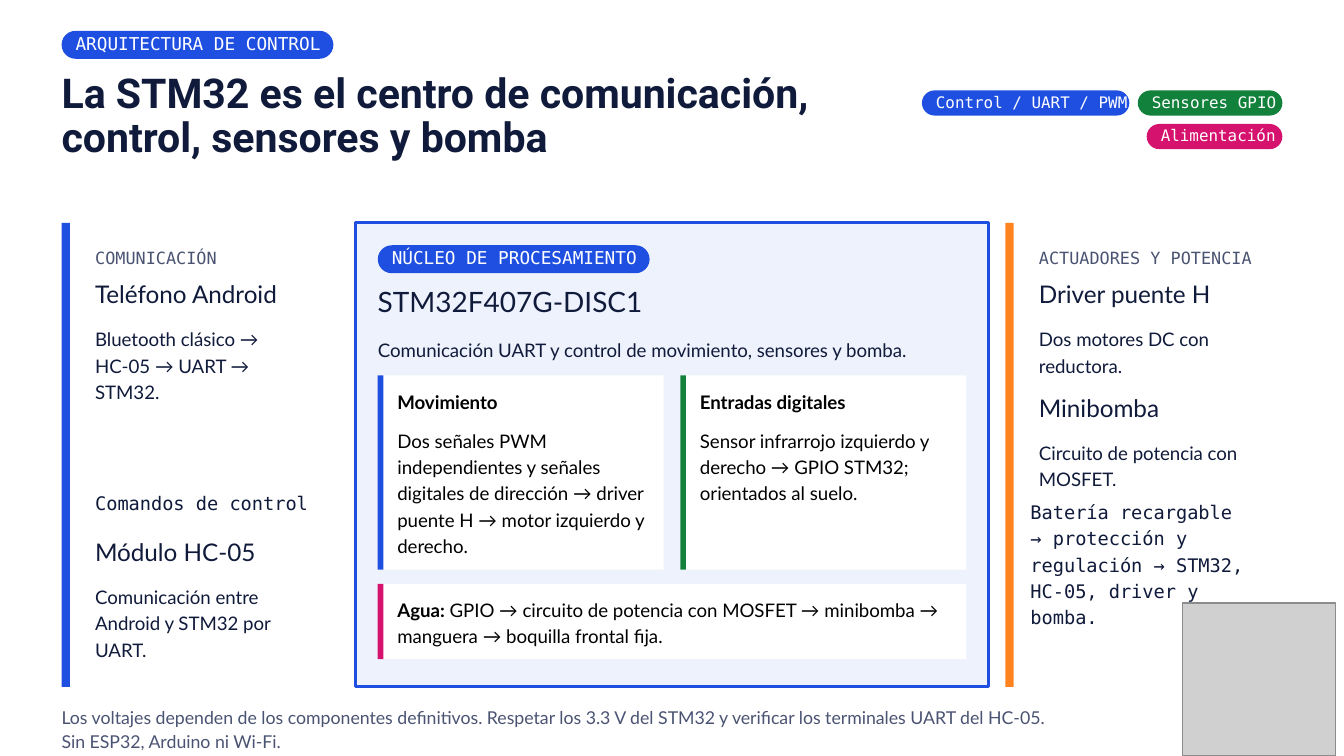
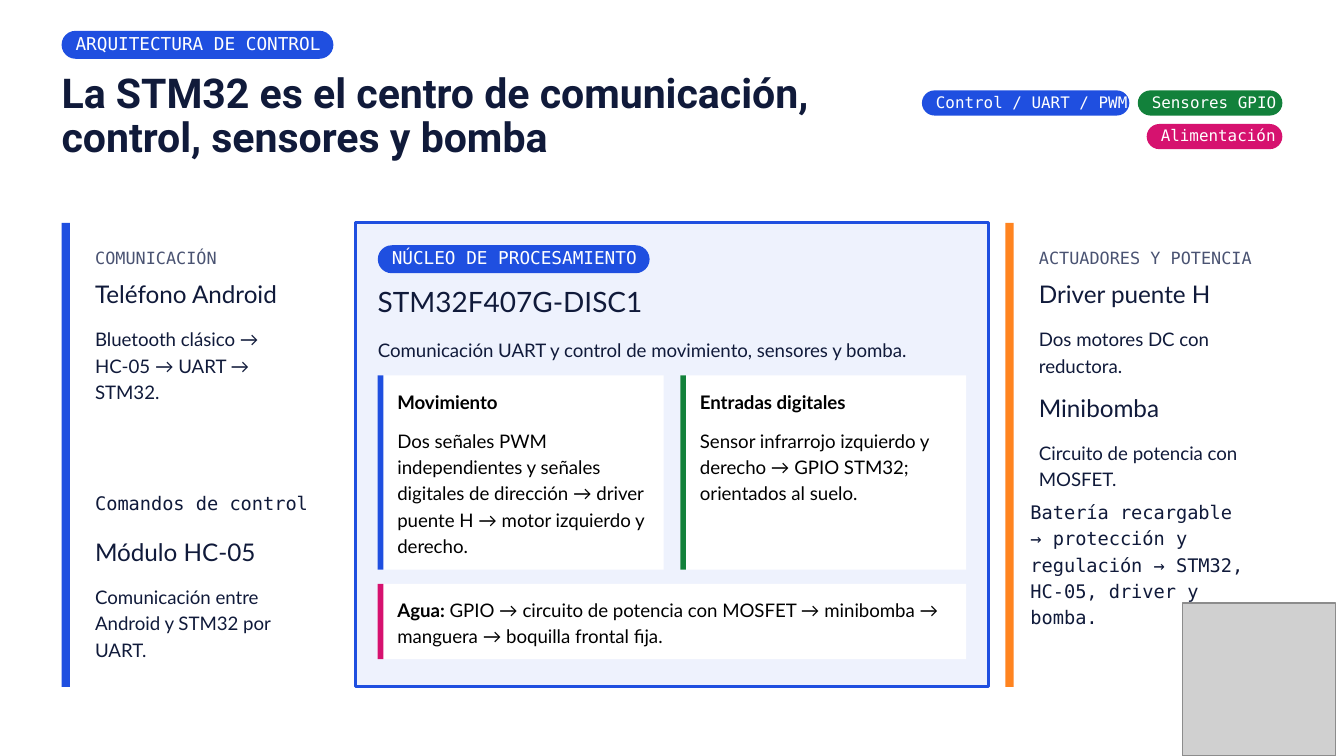
Before and after one commit to JoelTello03/SysEmb_RobotSumo_LIME01_SepDic2026, a slide deck: slide 4 of presentacion/Proyecto Final SE.pptx. Drawn at 1344x756 pixels with LibreOffice and Linux fonts; fonts in the diff are those of the drawing; grey boxes stand for pictures; background and template pictures are left out. Boxes give left, top, right and bottom in pixels: in the first picture for what was removed or moved away, otherwise in the second. Text is boxed around its words. In the diff, an @@ line names an element or a change of style, - is before the commit and + after.

```diff
--- a/presentacion/Proyecto Final SE.pptx
+++ b/presentacion/Proyecto Final SE.pptx
@@ text removed at [62,711,1045,750] @@
-Los voltajes dependen de los componentes definitivos. Respetar los 3.3 V del STM32 y verificar los terminales UART del HC-05. Sin ESP32, Arduino ni Wi-Fi.
```
Also in this commit, not shown: 3 other slides changed, 2 slides removed.
